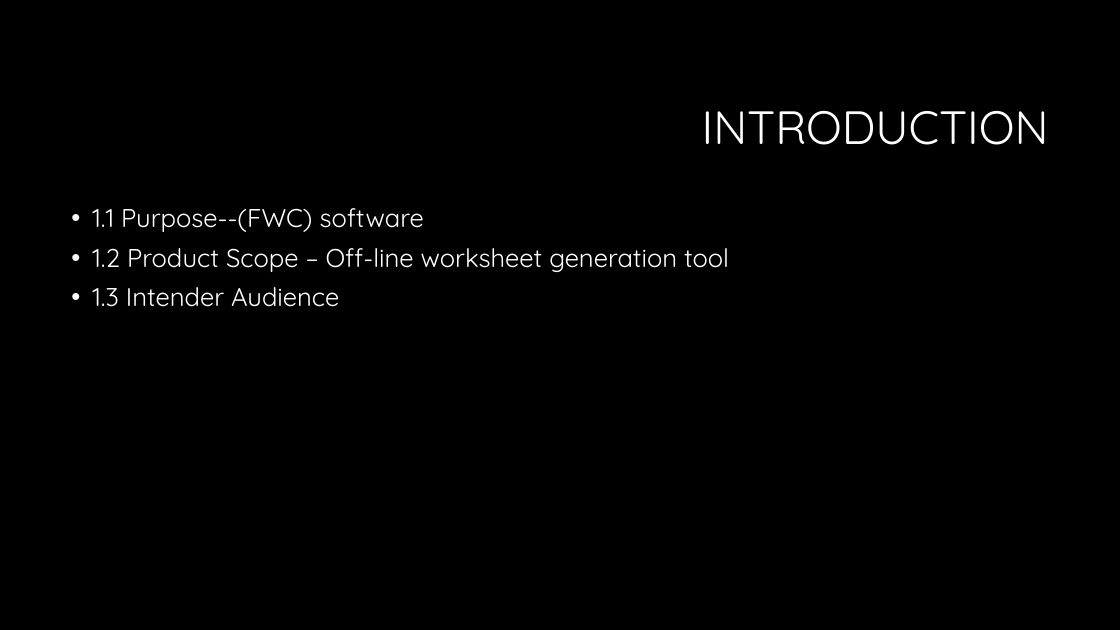
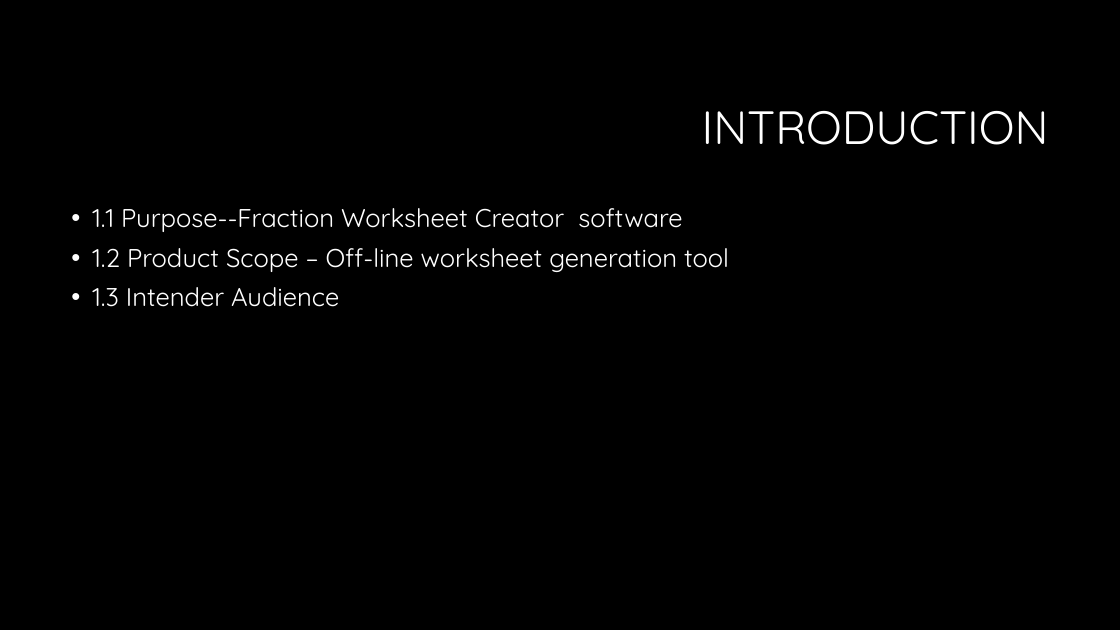
Before and after one commit to sarahakk/fraction-worksheet-creator, a slide deck: slide 2 of Presentation Elementary Engineers .pptx. Drawn at 1120x630 pixels with LibreOffice and Linux fonts; fonts in the diff are those of the drawing; background and template pictures are left out. Boxes give left, top, right and bottom in pixels: in the first picture for what was removed or moved away, otherwise in the second. Text is boxed around its words. In the diff, an @@ line names an element or a change of style, - is before the commit and + after.

```diff
--- a/Presentation Elementary Engineers .pptx
+++ b/Presentation Elementary Engineers .pptx
@@ text at box(92, 208, 682, 232): text changed @@
-• 1.1 Purpose--(FWC) software
+• 1.1 Purpose--Fraction Worksheet Creator software
```
Also in this commit, not shown: 2 other slides changed.
